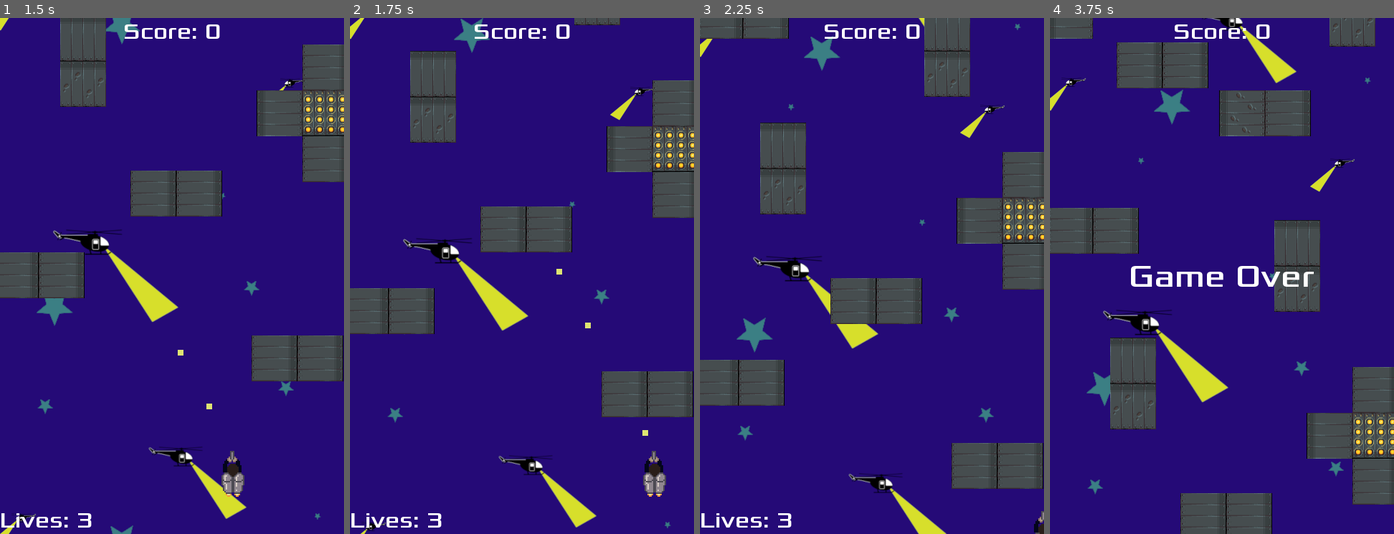
Above: before the commit, frames 1-4 (left to right).
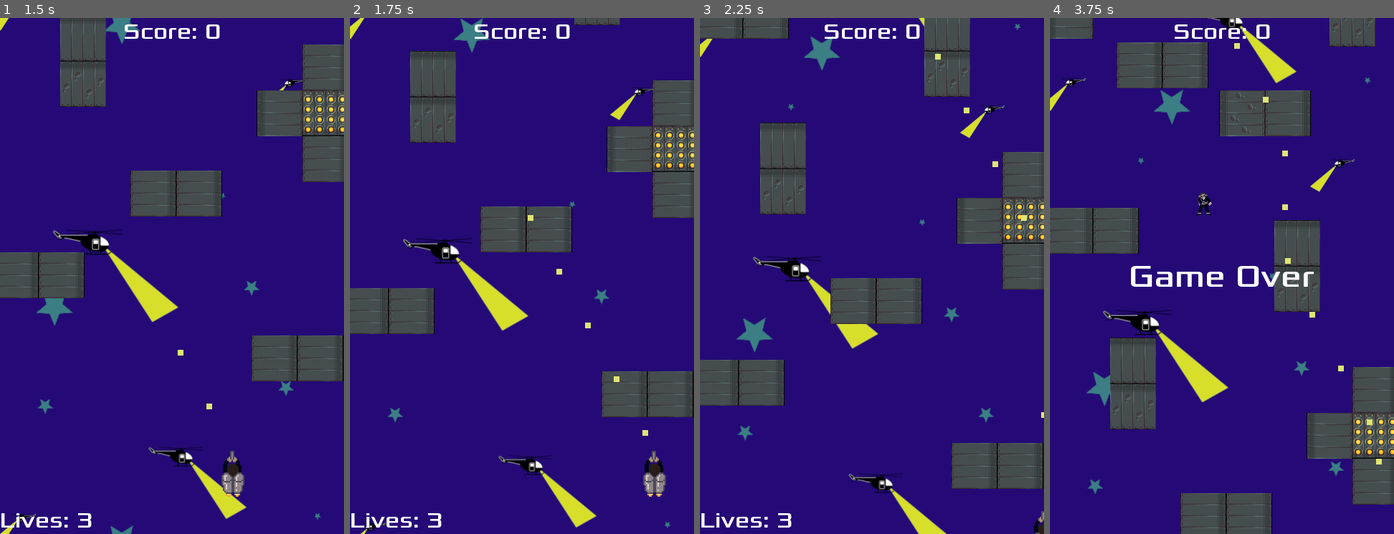
Above: after the commit, the same moments.

Repository: Harrison-Winters/Jet-Pack-Escape
Game: Godot game, scene res://Stage1.tscn
Two runs of this game, one before a commit and one after it. Both use one fixed random seed, a clock stepped at 60 frames per second and the inputs below.
Inputs:
- Up to frame 1 (1.5 s): click "START" at 0.5 s; hold Right (ui_right) from 1.28 s (still down); hold Z (shoot) from 1.28 s (still down)
- Up to frame 2 (1.75 s): keep holding Right (ui_right); keep holding Z (shoot)
- Up to frame 3 (2.25 s): release Right (ui_right) at 2.03 s; release Z (shoot) at 2.03 s; hold Down (ui_down) from 2.03 s (still down); tap Z (shoot) at 2.1 s
- Up to frame 4 (3.75 s): release Down (ui_down) at 2.78 s; hold Right (ui_right) 2.78-3.53 s; hold Z (shoot) 2.78-3.53 s; hold Up (ui_up) from 3.53 s (still down); tap Z (shoot) at 3.6 s

Frame 1 is identical in both runs. In frame 2, less than 0.1% of the frame differs, in the area x 51-79%, y 38-71%; in frame 3, less than 0.1%; in frame 4, 0.3%, in the area x 42-97%, y 4-87%.

Commit message:
added enemies to stage

Diff:
--- a/Jetpack Escape/Part1.gd
+++ b/Jetpack Escape/Part1.gd
@@ -10,6 +10,7 @@
 
 func _on_start_click_blocks_move():
 	get_tree().call_group("ObstaclesPart1", "update_velocity")
+	get_tree().call_group("enemies", "update_velocity")
 #	$Obstacles.update_velocity()
 
 func _on_WinArea_win():
--- a/Jetpack Escape/Part1.tscn
+++ b/Jetpack Escape/Part1.tscn
@@ -10,6 +10,9 @@
 [ext_resource path="res://Wall6.tscn" type="PackedScene" id=8]
 [ext_resource path="res://Wall7.tscn" type="PackedScene" id=9]
 [ext_resource path="res://FallingWall.tscn" type="PackedScene" id=10]
+[ext_resource path="res://enemy.tscn" type="PackedScene" id=11]
+[ext_resource path="res://enemy_aimed.tscn" type="PackedScene" id=12]
+[ext_resource path="res://enemy_radial.tscn" type="PackedScene" id=13]
 
 [node name="Part1" type="Node2D"]
 position = Vector2( -300, -51 )
@@ -367,10 +370,10 @@
 position = Vector2( 481, 211 )
 
 [node name="FallingWall" parent="." groups=["ObstaclesPart1"] instance=ExtResource( 10 )]
-position = Vector2( 387, -11327 )
+position = Vector2( -23, -11468 )
 
 [node name="FallingWall" parent="FallingWall" groups=["ObstaclesPart1"] instance=ExtResource( 10 )]
-position = Vector2( 256, -433 )
+position = Vector2( 662, -397 )
 
 [node name="FallingWall" parent="FallingWall/FallingWall" groups=["ObstaclesPart1"] instance=ExtResource( 10 )]
 position = Vector2( -201, -13341 )
@@ -409,60 +412,93 @@
 position = Vector2( -141, -18456 )
 
 [node name="FallingWall2" parent="FallingWall" groups=["ObstaclesPart1"] instance=ExtResource( 10 )]
-position = Vector2( 16, -751 )
+position = Vector2( 422, -715 )
 
 [node name="FallingWall3" parent="FallingWall" groups=["ObstaclesPart1"] instance=ExtResource( 10 )]
-position = Vector2( 197, -1083 )
+position = Vector2( 603, -1047 )
 
 [node name="FallingWall4" parent="FallingWall" groups=["ObstaclesPart1"] instance=ExtResource( 10 )]
-position = Vector2( -35, -1553 )
+position = Vector2( 371, -1517 )
 
 [node name="FallingWall5" parent="FallingWall" groups=["ObstaclesPart1"] instance=ExtResource( 10 )]
-position = Vector2( 277, -1915 )
+position = Vector2( 683, -1879 )
 
 [node name="FallingWall6" parent="FallingWall" groups=["ObstaclesPart1"] instance=ExtResource( 10 )]
-position = Vector2( 33, -2201 )
+position = Vector2( 439, -2165 )
 
 [node name="FallingWall7" parent="FallingWall" groups=["ObstaclesPart1"] instance=ExtResource( 10 )]
-position = Vector2( 137, -2478 )
+position = Vector2( 543, -2442 )
 
 [node name="FallingWall8" parent="FallingWall" groups=["ObstaclesPart1"] instance=ExtResource( 10 )]
-position = Vector2( 51, -2834 )
+position = Vector2( 457, -2798 )
 
 [node name="FallingWall9" parent="FallingWall" groups=["ObstaclesPart1"] instance=ExtResource( 10 )]
-position = Vector2( 300, -2953 )
+position = Vector2( 706, -2917 )
 
 [node name="FallingWall10" parent="FallingWall" groups=["ObstaclesPart1"] instance=ExtResource( 10 )]
-position = Vector2( 165, -3223 )
+position = Vector2( 571, -3187 )
 
 [node name="FallingWall11" parent="FallingWall" groups=["ObstaclesPart1"] instance=ExtResource( 10 )]
-position = Vector2( 14, -3488 )
+position = Vector2( 420, -3452 )
 
 [node name="FallingWall12" parent="FallingWall" groups=["ObstaclesPart1"] instance=ExtResource( 10 )]
-position = Vector2( 260, -3779 )
+position = Vector2( 666, -3743 )
 
 [node name="FallingWall13" parent="FallingWall" groups=["ObstaclesPart1"] instance=ExtResource( 10 )]
-position = Vector2( 6, -3997 )
+position = Vector2( 412, -3961 )
 
 [node name="FallingWall14" parent="FallingWall" groups=["ObstaclesPart1"] instance=ExtResource( 10 )]
-position = Vector2( 285, -4307 )
+position = Vector2( 691, -4271 )
 
 [node name="FallingWall15" parent="FallingWall" groups=["ObstaclesPart1"] instance=ExtResource( 10 )]
-position = Vector2( 118, -4398 )
+position = Vector2( 524, -4362 )
 
 [node name="FallingWall16" parent="FallingWall" groups=["ObstaclesPart1"] instance=ExtResource( 10 )]
-position = Vector2( 266, -4629 )
+position = Vector2( 672, -4593 )
 
 [node name="FallingWall17" parent="FallingWall" groups=["ObstaclesPart1"] instance=ExtResource( 10 )]
-position = Vector2( -23, -4772 )
+position = Vector2( 383, -4736 )
 
 [node name="FallingWall18" parent="FallingWall" groups=["ObstaclesPart1"] instance=ExtResource( 10 )]
-position = Vector2( 182, -4932 )
+position = Vector2( 588, -4896 )
 
 [node name="FallingWall19" parent="FallingWall" groups=["ObstaclesPart1"] instance=ExtResource( 10 )]
-position = Vector2( -15, -5101 )
+position = Vector2( 391, -5065 )
 
 [node name="FallingWall20" parent="FallingWall" groups=["ObstaclesPart1"] instance=ExtResource( 10 )]
-position = Vector2( 137, -5269 )
+position = Vector2( 543, -5233 )
+
+[node name="enemy2" parent="." groups=["enemies"] instance=ExtResource( 11 )]
+position = Vector2( 637, -4240 )
+
+[node name="enemy" parent="." groups=["enemies"] instance=ExtResource( 11 )]
+position = Vector2( 492, -1708 )
+
+[node name="enemy_aimed" parent="." groups=["enemies"] instance=ExtResource( 12 )]
+position = Vector2( 372, -7241 )
+collision_layer = 1
+collision_mask = 1
+
+[node name="enemy_aimed2" parent="." groups=["enemies"] instance=ExtResource( 12 )]
+position = Vector2( 701, -8019 )
+collision_layer = 1
+collision_mask = 1
+
+[node name="enemy_radial" parent="." groups=["enemies"] instance=ExtResource( 13 )]
+position = Vector2( 543, -10429 )
+collision_layer = 1
+collision_mask = 1
+
+[node name="enemy3" parent="." groups=["enemies"] instance=ExtResource( 11 )]
+position = Vector2( 514, -182 )
+
+[node name="enemy_radial2" parent="." groups=["enemies"] instance=ExtResource( 13 )]
+position = Vector2( 581, -2692 )
+
+[node name="enemy_aimed3" parent="." groups=["enemies"] instance=ExtResource( 12 )]
+position = Vector2( 477, -6646 )
+
+[node name="enemy4" parent="." groups=["enemies"] instance=ExtResource( 11 )]
+position = Vector2( 487, -8927 )
 
 [connection signal="win" from="WinArea" to="." method="_on_WinArea_win"]
--- a/Jetpack Escape/bullet.gd
+++ b/Jetpack Escape/bullet.gd
@@ -5,6 +5,7 @@
 var angular_speed = PI
 var speed = 750.0
 var angle = 0
+var screen_size = Vector2.ZERO
 
 
 # Called when the node enters the scene tree for the first time.
@@ -17,6 +18,9 @@
 	var velocity = Vector2.UP.rotated(angle) * speed
 	position += velocity * delta
 
+	if position.y < 0:
+		queue_free()
+
 
 
 #destroys bullet once it exits the screen
--- a/Jetpack Escape/bullet.tscn
+++ b/Jetpack Escape/bullet.tscn
@@ -8,6 +8,8 @@
 
 [node name="Bullet" type="Area2D"]
 rotation = 1.5708
+collision_layer = 2
+collision_mask = 2
 script = ExtResource( 1 )
 
 [node name="ColorRect" type="ColorRect" parent="."]
--- a/Jetpack Escape/enemy.gd
+++ b/Jetpack Escape/enemy.gd
@@ -2,6 +2,7 @@
 class_name Enemy
 
 var life = 4
+var velocity = Vector2.ZERO
 
 
 # Called when the node enters the scene tree for the first time.
@@ -12,6 +13,7 @@
 
 # Called every frame. 'delta' is the elapsed time since the previous frame.
 func _process(delta):
+	position += velocity * delta
 	pass
 
 func damage(amount: int):
@@ -28,3 +30,6 @@
 	var bullet = resource.instance()
 	owner.add_child(bullet)
 	bullet.transform = $EnemyShootPosition.global_transform
+
+func update_velocity():
+	velocity = Vector2.DOWN * 200
--- a/Jetpack Escape/enemy.tscn
+++ b/Jetpack Escape/enemy.tscn
@@ -15,6 +15,9 @@
 radius = 13.0384
 
 [node name="enemy" type="RigidBody2D"]
+collision_layer = 2
+collision_mask = 2
+gravity_scale = 0.0
 script = ExtResource( 2 )
 
 [node name="AnimatedSprite" type="AnimatedSprite" parent="."]
--- a/Jetpack Escape/enemy_test.tscn
+++ b/Jetpack Escape/enemy_test.tscn
@@ -11,10 +11,11 @@
 
 [node name="enemy" parent="." instance=ExtResource( 1 )]
 position = Vector2( 235, 119 )
-gravity_scale = 0.0
 
 [node name="PlayerCollisionObject" parent="." instance=ExtResource( 2 )]
 position = Vector2( 235, 663 )
 
 [node name="enemy_radial" parent="." instance=ExtResource( 3 )]
 position = Vector2( 265, 298 )
+collision_layer = 1
+collision_mask = 1
Not shown: 1 places in Jetpack Escape/Part1.tscn that only renumber resources
